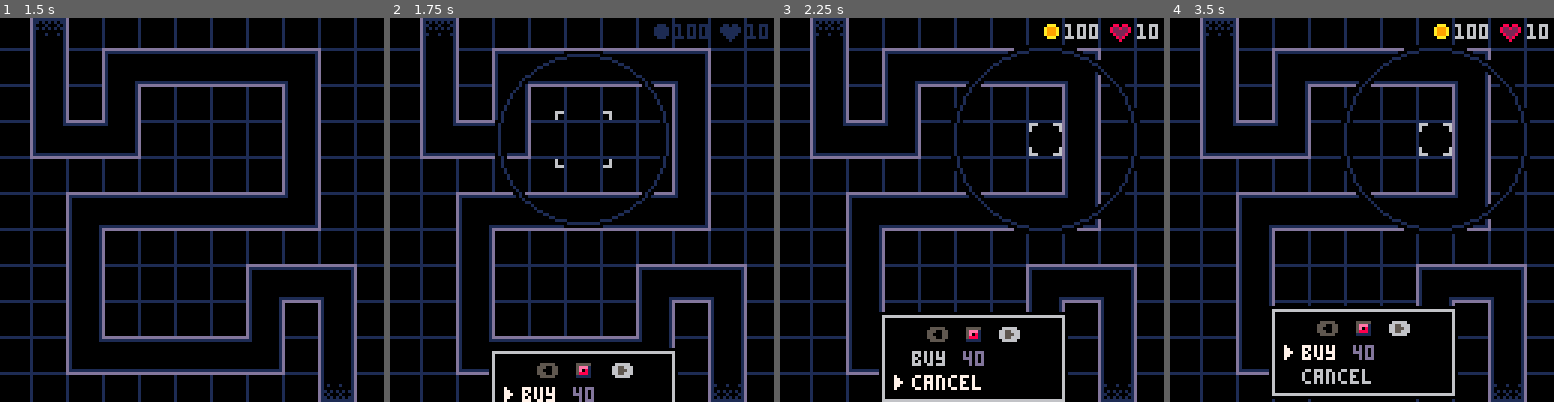
Above: before the commit, frames 1-4 (left to right).
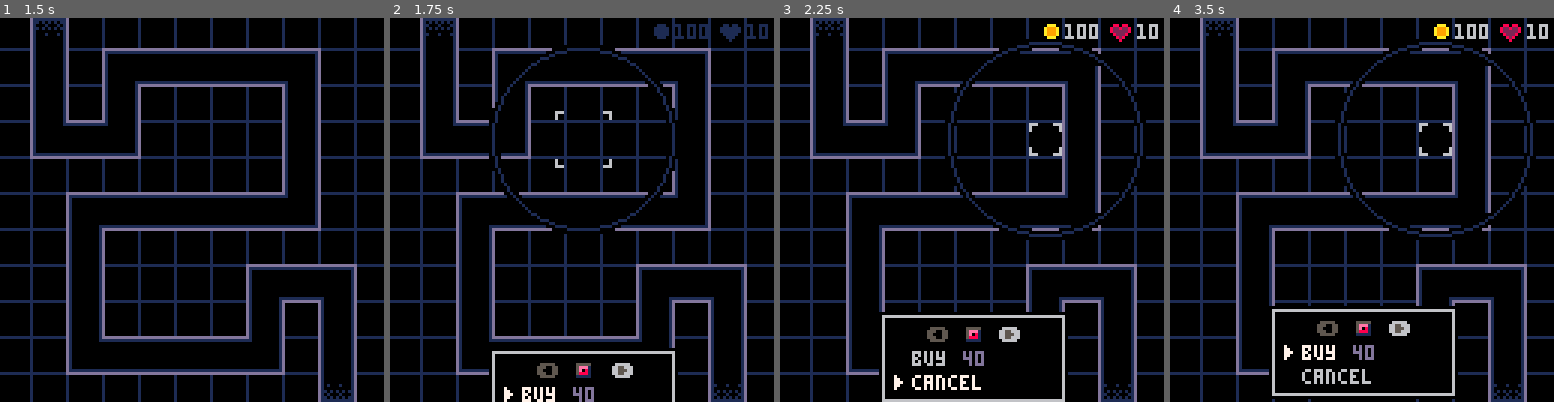
Above: after the commit, the same moments.

Repository: beardedsakimonkey/pixel_td.p8
Game: PICO-8 cartridge pixel_td.p8
The game is run twice, just before and just after one commit, with the same random seed, the same clock (stepped at 60 frames per second) and the same inputs.
Inputs:
- Up to frame 1 (1.5 s): tap X (X key) at 0.33, 1.07 s; tap O (Z key) at 0.7 s
- Up to frame 2 (1.75 s): hold Right from 1.6 s (still down); tap O (Z key) at 1.7 s
- Up to frame 3 (2.25 s): tap X (X key) at 1.85 s; release Right at 2.1 s; tap O (Z key) at 2.1 s; hold Up from 2.15 s (still down)
- Up to frame 4 (3.5 s): release Up at 2.42 s; hold Right 2.47-3.03 s; tap O (Z key) at 2.5, 2.9, 3.3 s; tap X (X key) at 2.97 s; hold Left from 3.08 s (still down)

Frame 1 is identical in both runs. In frame 2, 2.5% of the frame differs, in the area x 25-75%, y 7-57%; in frame 3, 2.5%; in frame 4, 2.5%.

Commit message:
fix hint jumping late

Diff:
--- a/core.lua
+++ b/core.lua
@@ -73,19 +73,19 @@
 -- Note: `sell` prices computed in _init()
 -- Note: order is red, green, blue
 tower_cfg = parse_tbl[[
-dmg=2.6,range=30,buy=40,upg=50
+dmg=2.6,range=32,buy=40,upg=50
 dmg=2.8,range=28,buy=40,upg=50
 dmg=2.0,range=25,buy=35,upg=60
 
-dmg=3.1,range=32,upg=55
+dmg=3.1,range=34,upg=55
 dmg=3.4,range=30,upg=55
 dmg=2.3,range=27,upg=75
 
-dmg=3.2,range=34,upg=70
+dmg=3.2,range=36,upg=70
 dmg=3.8,range=32,upg=70
 dmg=2.4,range=29,upg=100
 
-dmg=3.3,range=35
+dmg=3.3,range=37
 dmg=4.2,range=33
 dmg=2.5,range=30
 ]]
--- a/hint.lua
+++ b/hint.lua
@@ -61,12 +61,9 @@
         local flip = sel.dst_x < FLIP_Y
         local dest_x = sel.dst_x + (flip and 21 or -18)
         local dest_y = sel.dst_y + 3
-        if sel.vx > 0 then dest_x = ceil(dest_x) end
-        if sel.vy > 0 then dest_y = ceil(dest_y) end
         local cfg = {
-            stiffness = 100,
+            stiffness = 120,
             damping = 20,
-            mass = 2,
             precision = 0.1,
         }
         Z_x, Z_vx = spring(Z_x, dest_x, Z_vx, cfg)
@@ -111,7 +108,8 @@
 
     -- Draw arrow
     local flip = sel.dst_x < FLIP_Y
-    sspr(32, 8, 5, 8, Z_x+(flip and -6 or 10), Z_y, 5, 8, not flip)
+    local zx, zy = round(Z_x), round(Z_y)
+    sspr(32, 8, 5, 8, zx+(flip and -6 or 10), zy, 5, 8, not flip)
 
     if Z_t <= FADE_DURATION then
         pal(Indigo, Black)
@@ -119,8 +117,8 @@
 
     -- Draw button
     local s = max(0, (Z_t\2)%(SHINE_DELAY+11) - SHINE_DELAY)
-    sspr(s*9, 24, 9, 8, Z_x, Z_y)
-    rect(Z_x+3, Z_y+2, Z_x+5, Z_y+4, DarkBlue) -- draw 'o'
+    sspr(s*9, 24, 9, 8, zx, zy)
+    rect(zx+3, zy+2, zx+5, zy+4, DarkBlue) -- draw 'o'
 end
 
 function draw_hint()
